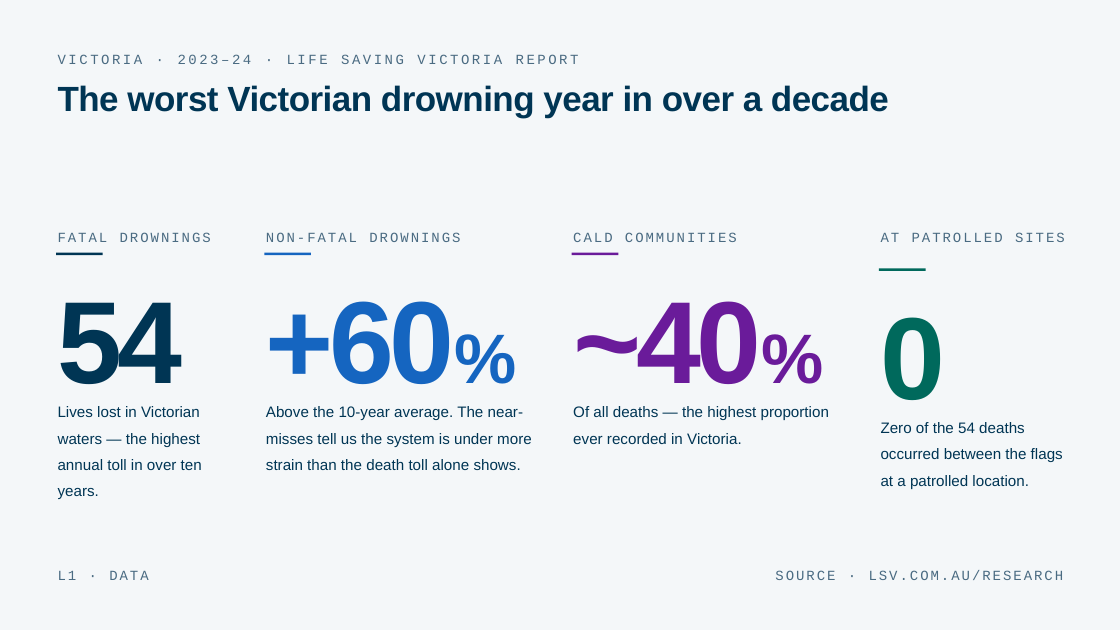
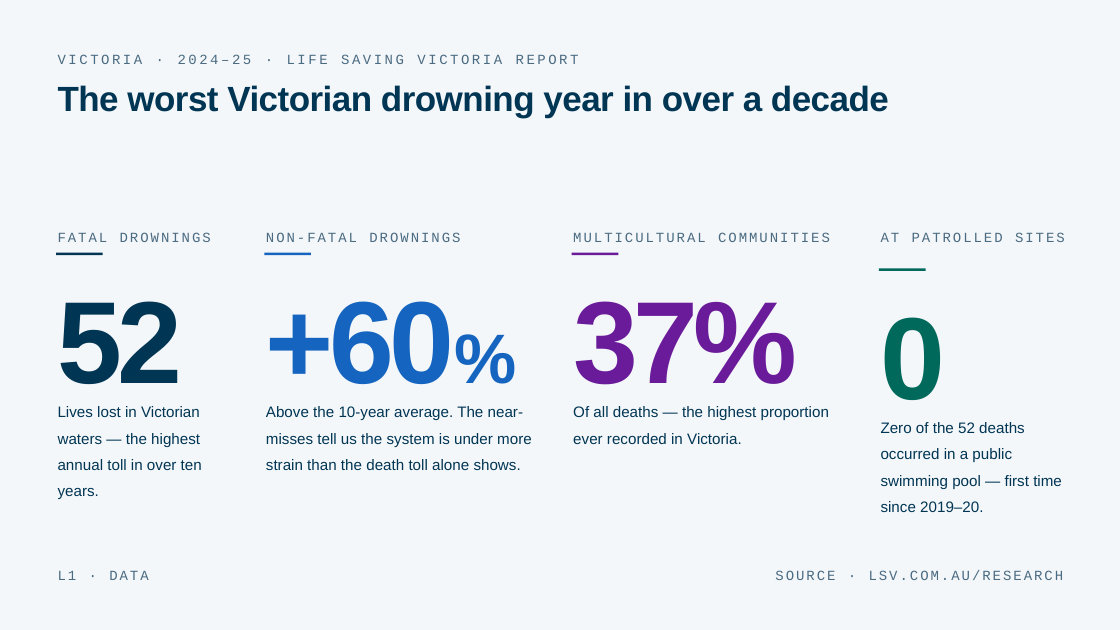
Before and after one commit to Emilie-Harrison/swim-water-safety, a slide deck: slide 6 of Swim-Water-Safety_Years_9-10.pptx. Drawn at 1120x630 pixels with LibreOffice and Linux fonts; fonts in the diff are those of the drawing. Boxes give left, top, right and bottom in pixels: in the first picture for what was removed or moved away, otherwise in the second. Text is boxed around its words. In the diff, an @@ line names an element or a change of style, - is before the commit and + after.

```diff
--- a/Swim-Water-Safety_Years_9-10.pptx
+++ b/Swim-Water-Safety_Years_9-10.pptx
@@ text at bbox=[58, 54, 579, 64]: text changed @@
-VICTORIA · 2023–24 · LIFE SAVING VICTORIA REPORT
+VICTORIA · 2024–25 · LIFE SAVING VICTORIA REPORT
@@ text at bbox=[573, 232, 830, 242]: text changed @@
-CALD COMMUNITIES
+MULTICULTURAL COMMUNITIES
@@ text at bbox=[58, 301, 183, 384]: text changed @@
-54
+52
@@ text at bbox=[573, 301, 797, 385]: text changed @@
-~40%
+37%
@@ text at bbox=[881, 422, 1062, 512]: text changed @@
-Zero of the 54 deaths occurred between the flags at a patrolled location.
+Zero of the 52 deaths occurred in a public swimming pool — first time since 2019–20.
```
Also in this commit, not shown: 10 other slides changed, 1 slide added, 29 other files.
